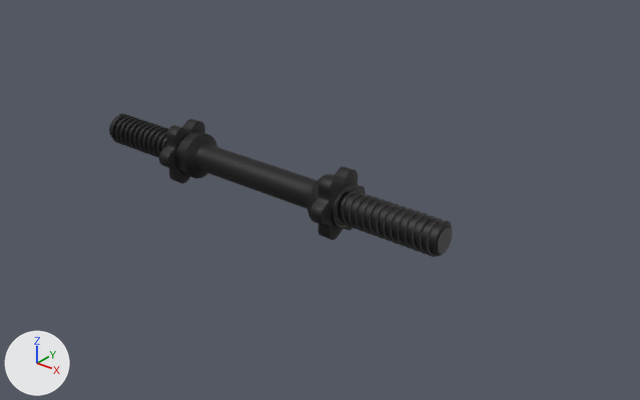
Renders of the Blender file Assets/dumbbell_bar_s.blend from each side of a commit.
The view is the same before and after, from a 50 mm camera at (0.269, -0.29, 0.178) aimed at (0.026, 0.014, -0.01). The axes (+X, +Y, +Z) are drawn at lower left. The lights are the same throughout.

Names of what the first picture shows: 'Dumbbell_Part_01', 'Dumbbell_Part_04', 'Dumbbell_Part_04__1_'.
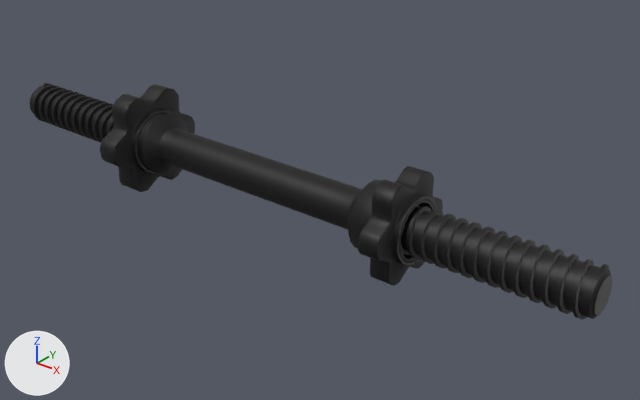
Commit message: Adjusted small dumbbell sizes

ob_dumbbell is not drawn itself; it is the parent of ob_dumbbell_part_04__1, ob_dumbbell_part_04, ob_dumbbell_part_01.

The change, as JSON lines over the scene's bpy script:
```json
{"block": "me_scene_003", "where": "me_scene_003.from_pydata(...)  # 1334 vertices, 2668 faces; spans x -1.54..1.52, y -8.98..-7.93, z -1.68..1.67"}
{"block": "me_scene_003", "where": "# used by ob_dumbbell_part_04__1; parent = ob_dumbbell; location = (-13.48, 0.0, 0.0); rotation_euler = (-3.142, 0.0, -1.571), in degrees (-180, 0, -90)"}
{"block": "me_scene_003", "change": "me_scene_003 part 1: the whole mesh is scaled about its middle by 1.76, then moved by (0.01, 3.1, 0.01)"}
{"op": "set", "path": "ob_dumbbell_part_04__1.location", "old": "(-13.48, 0.0, 0.0)", "new": "(-13.06, 0.0, 0.0)"}
{"op": "set", "path": "ob_dumbbell_part_04__1.scale", "old": "(1.0, 1.0, 1.0)", "new": "(0.969, 0.969, 0.969)"}
{"op": "set", "path": "ob_dumbbell_part_04.location", "old": "(13.27, 0.0, 0.0)", "new": "(12.86, 0.0, 0.0)"}
{"op": "set", "path": "ob_dumbbell_part_04.scale", "old": "(1.0, 1.0, 1.0)", "new": "(0.866, 0.866, 0.866)"}
{"op": "set", "path": "ob_dumbbell_part_01.scale", "old": "(0.608, 0.608, 0.608)", "new": "(0.999, 0.826, 0.826)"}
{"op": "set", "path": "ob_dumbbell.scale", "old": "(0.01, 0.01, 0.01)", "new": "(0.0101, 0.0101, 0.0101)"}
```

Where the change shows, as pixel boxes [x1, y1, x2, y2] in the pictures (640 x 400 px; the box of a moved part takes in the faces that stretch with it):
```json
{"object": "Dumbbell_Part_01", "change": "rescaled", "before": [109, 113, 452, 257], "after": [30, 83, 613, 320], "on screen": "70% wider, 64% taller"}
{"object": "Dumbbell_Part_04", "change": "moved, rescaled", "before": [310, 167, 365, 240], "after": [358, 166, 443, 286], "on screen": "54% wider, 64% taller"}
{"object": "Dumbbell_Part_04__1_", "change": "moved, rescaled", "before": [159, 119, 205, 183], "after": [100, 84, 195, 192]}
{"part": 1, "of": "me_scene_003", "change": "moved or reshaped", "before": [159, 119, 365, 240], "after": [100, 84, 443, 286]}
```
